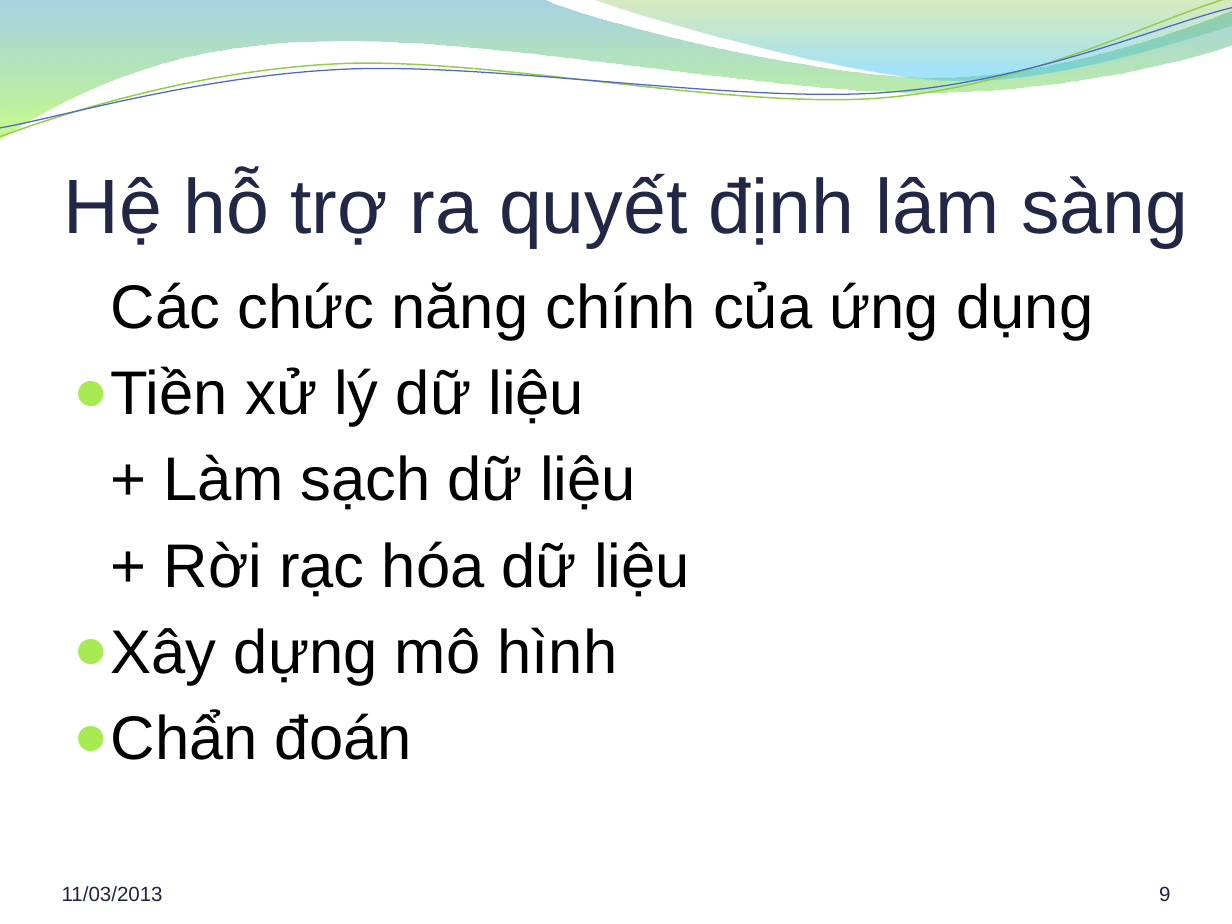
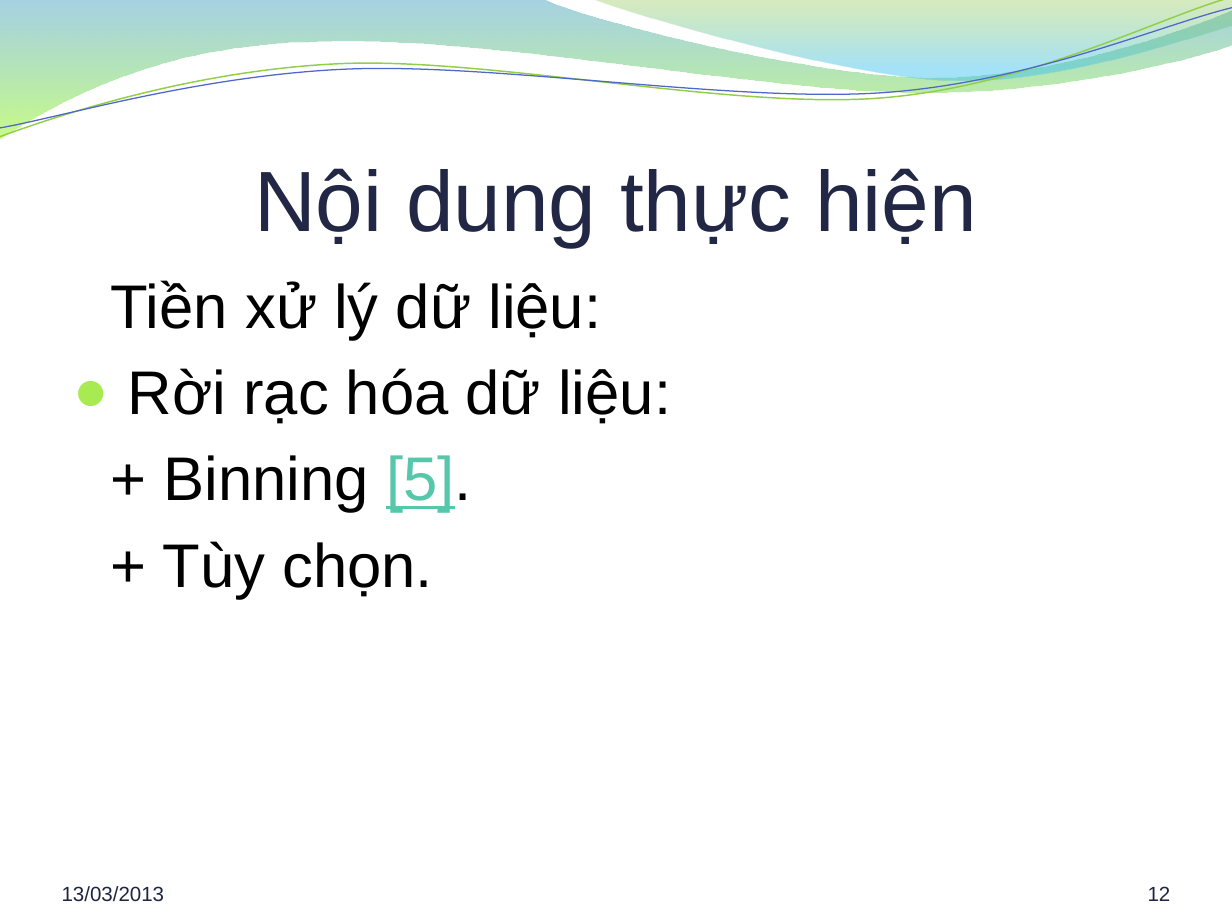
Before and after one commit to hung94it/benhvien, a slide deck: slide 12 of Diabetes/Documents/Report/Bao cao khoa luan.pptx (slide 9 before the commit). Drawn at 1232x924 pixels with LibreOffice and Linux fonts; fonts in the diff are those of the drawing; background and template pictures are left out. Boxes give left, top, right and bottom in pixels: in the first picture for what was removed or moved away, otherwise in the second. Text is boxed around its words. In the diff, an @@ line names an element or a change of style, - is before the commit and + after.

```diff
--- a/Diabetes/Documents/Report/Bao cao khoa luan.pptx
+++ b/Diabetes/Documents/Report/Bao cao khoa luan.pptx
@@ title at bbox=[254, 168, 977, 246]: text changed; size 45 to 50 pt @@
-Hệ hỗ trợ ra quyết định lâm sàng
+Nội dung thực hiện
@@ text at bbox=[111, 280, 671, 598]: text changed @@
-Các chức năng chính của ứng dụng
-● Tiền xử lý dữ liệu
-+ Làm sạch dữ liệu
-+ Rời rạc hóa dữ liệu
-● Xây dựng mô hình
-● Chẩn đoán
+Tiền xử lý dữ liệu:
+● Rời rạc hóa dữ liệu:
++ Binning [5].
++ Tùy chọn.
@@ text at bbox=[62, 886, 165, 902]: text changed @@
-11/03/2013
+13/03/2013
@@ page number at bbox=[1148, 886, 1171, 901]: text changed @@
-9
+12
```
Also in this commit, not shown: 25 other slides changed, 6 slides added, 3 slides removed, 1 other file.
